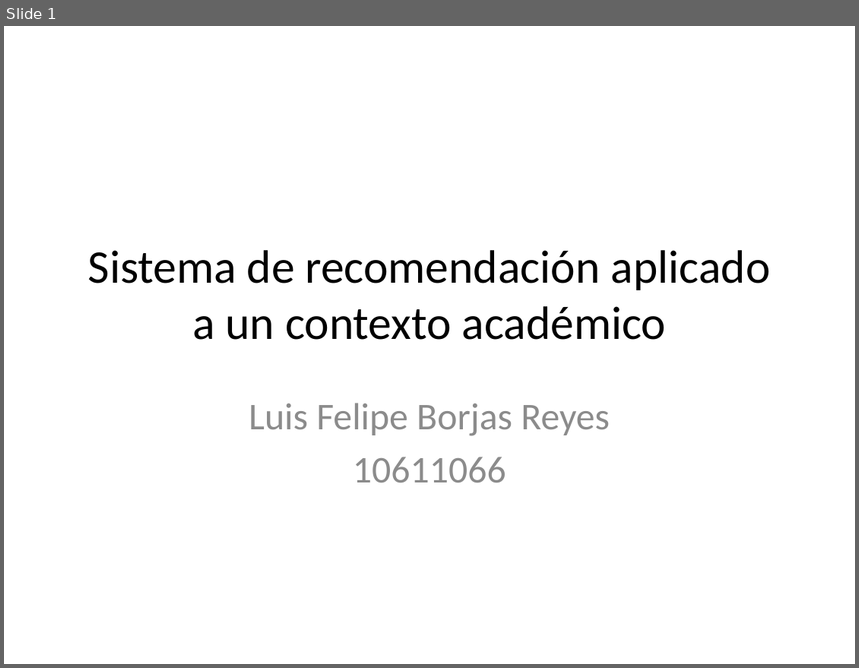
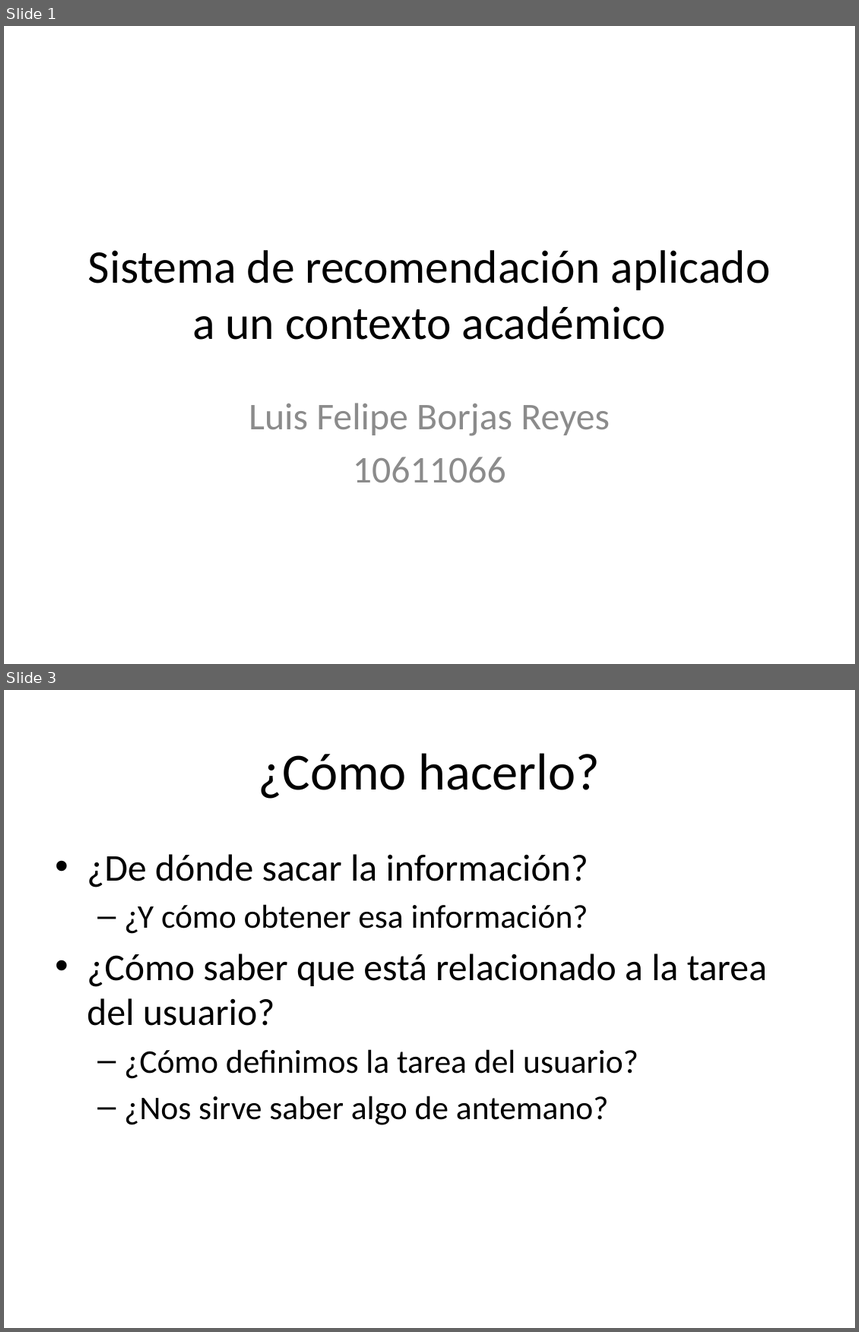
Before and after one commit to lfborjas/Lebrixen, a slide deck: Expo.pptx. Shown one above the other, each under a label of ours: slide 1 before the commit, slides 1 and 3 after it; the slides between them are not shown. The pictures are 859x668 and 859x1332 pixels, drawn with LibreOffice and Linux fonts; fonts in the diff are those of the drawing. Boxes give left, top, right and bottom in pixels: in the first picture for what was removed or moved away, otherwise in the second. Text is boxed around its words. In the diff, an @@ line names an element or a change of style, - is before the commit and + after.

```diff
--- a/Expo.pptx
+++ b/Expo.pptx
@@ slide 3 added at <box>4,690,855,1328</box>, background #FFFFFF @@
@@ title added at <box>259,753,600,799</box>, 44 pt, text #000000 @@
+¿Cómo hacerlo?
@@ text added at <box>87,854,767,1125</box>, 28 pt, text #000000 @@
+• ¿De dónde sacar la información?
+  – ¿Y cómo obtener esa información?
+• ¿Cómo saber que está relacionado a la tarea del usuario?
+  – ¿Cómo definimos la tarea del usuario?
+  – ¿Nos sirve saber algo de antemano?
```
Also in this commit, not shown: 5 slides changed, 10 other slides added, 2 slides removed.
